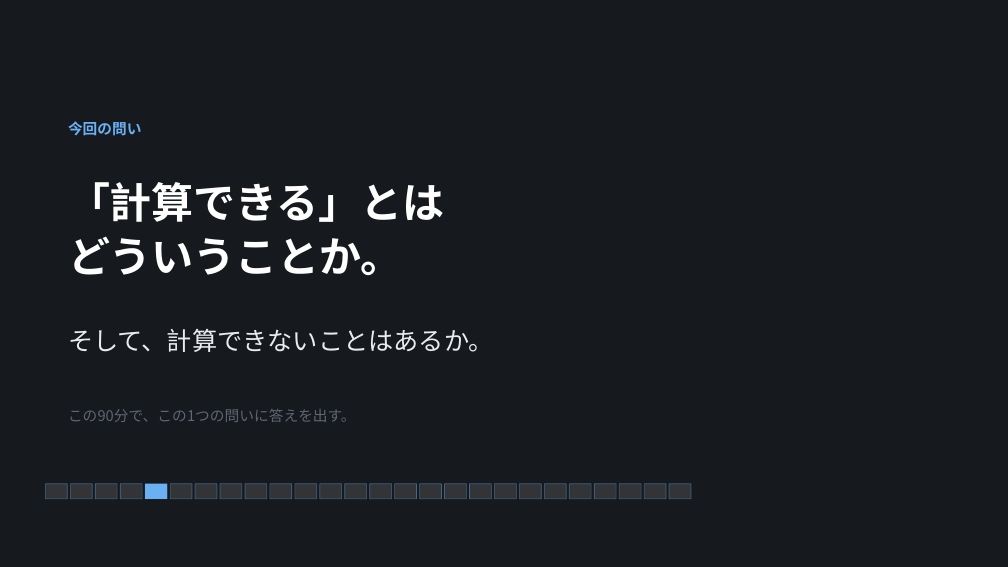
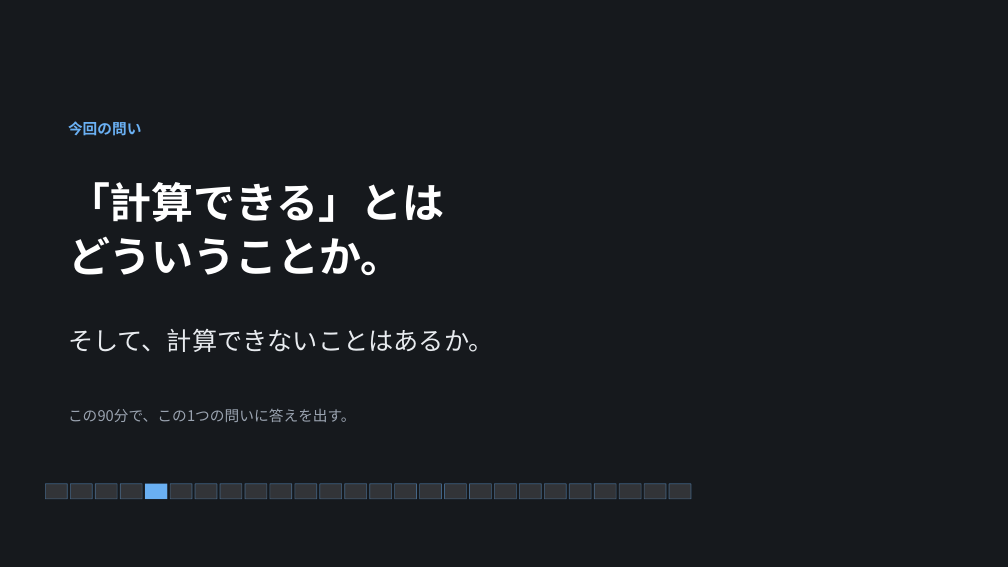
Before and after one commit to koide55/CompOutline, a slide deck: slide 2 of slides/第01回_計算とは何か.pptx. Drawn at 1008x567 pixels with LibreOffice and Linux fonts; fonts in the diff are those of the drawing. Boxes give left, top, right and bottom in pixels: in the first picture for what was removed or moved away, otherwise in the second. Text is boxed around its words. In the diff, an @@ line names an element or a change of style, - is before the commit and + after.

```diff
--- a/slides/第01回_計算とは何か.pptx
+++ b/slides/第01回_計算とは何か.pptx
@@ text "この90分で、この1つの問いに答えを出す。" at (68,409,356,422): text colour #5F6672 to #9AA3B0 @@
```
Also in this commit, not shown: 4 other slides changed, 5 other files.
